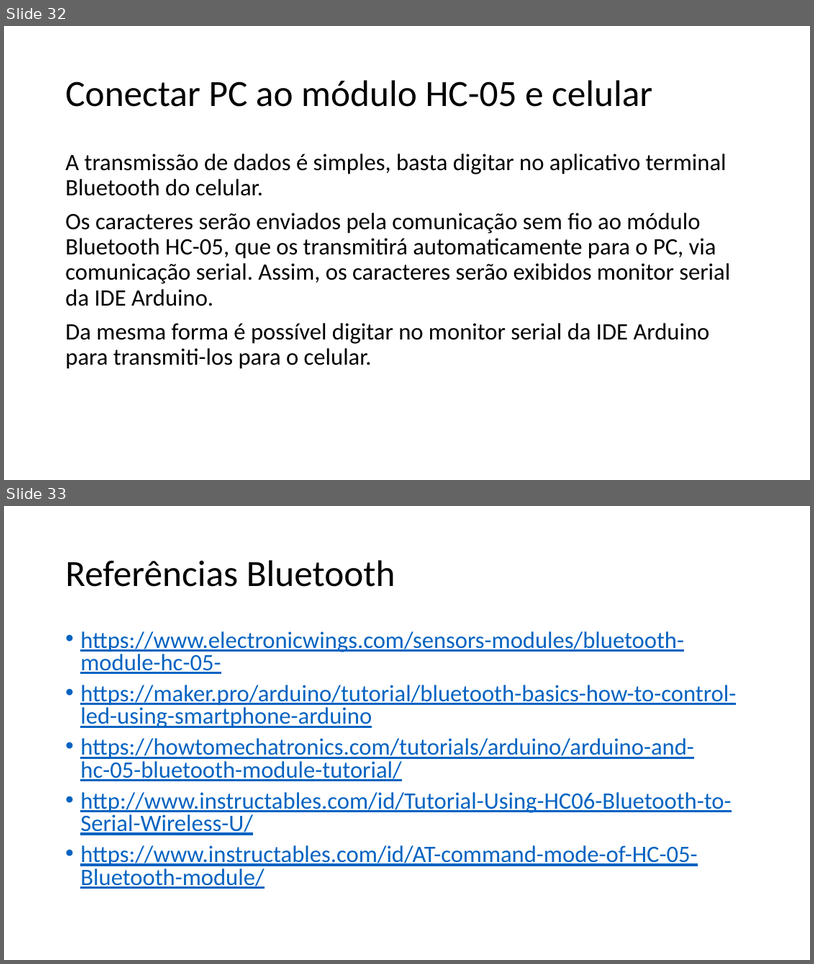
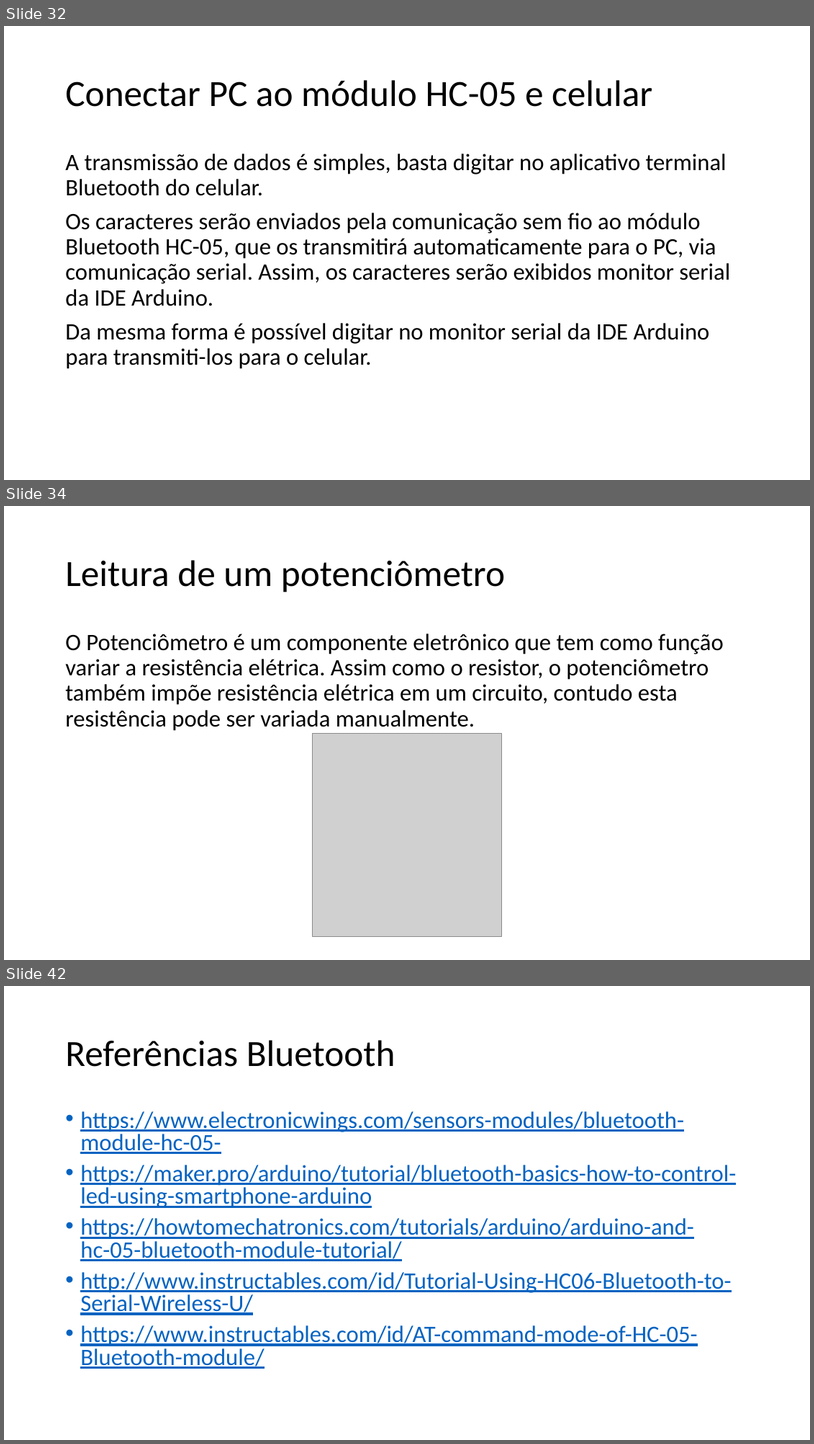
Before and after one commit to salmo-jr/public-slides, a slide deck: arduino-bluetooth.pptx. Shown one above the other, each under a label of ours: slides 32 and 33 before the commit, slides 32, 34 and 42 after it; the slides between them are not shown. The pictures are 814x964 and 814x1444 pixels, drawn with LibreOffice and Linux fonts; fonts in the diff are those of the drawing; grey boxes stand for pictures. Boxes give left, top, right and bottom in pixels: in the first picture for what was removed or moved away, otherwise in the second. Text is boxed around its words. In the diff, an @@ line names an element or a change of style, - is before the commit and + after.

Commit message:
inserção de slides de experimento com potenciômetro e referências para o sensor de temperatura LM35

```diff
--- a/arduino-bluetooth.pptx
+++ b/arduino-bluetooth.pptx
@@ slide 34 added at box(4, 506, 810, 960), background #FFFFFF @@
@@ title added at box(65, 560, 505, 592), 44 pt, text #000000 @@
+Leitura de um potenciômetro
@@ text added at box(65, 633, 724, 731), 28 pt, text #000000 @@
+O Potenciômetro é um componente eletrônico que tem como função variar a resistência elétrica. Assim como o resistor, o potenciômetro também impõe resistência elétrica em um circuito, contudo esta resistência pode ser variada manualmente.
@@ picture added at box(313, 733, 502, 936) @@
@@ what was slide 33 is now slide 42 @@
```
Also in this commit, not shown: 1 slide changed, 8 other slides added, 1 other file.
